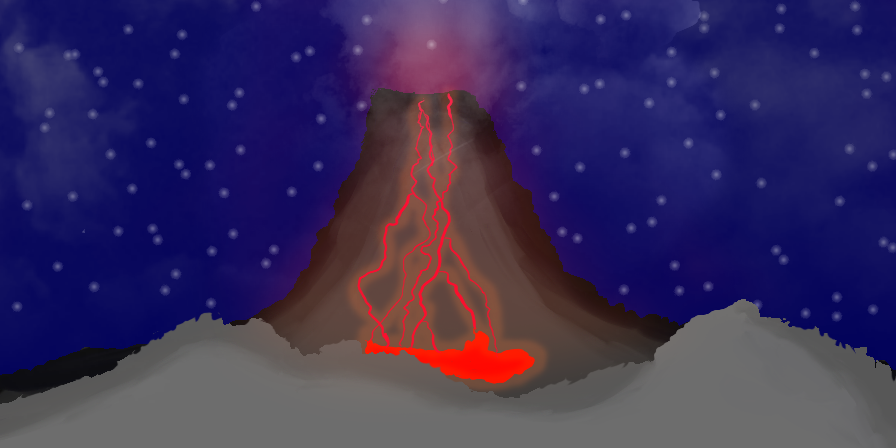
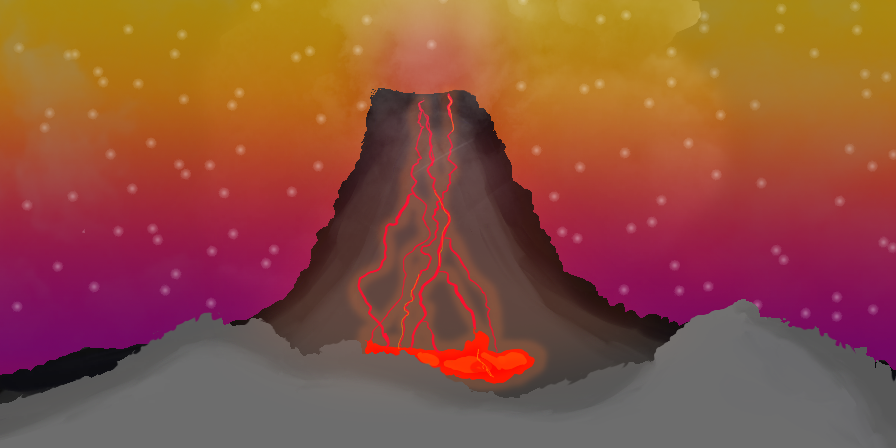
Two versions of the same layered image (w=896, h=448). Layer-by-layer changes:
painted on "Calque 2" over 398, 96, 527, 373
painted on "Calque 5" over 476, 349, 507, 378
renamed "Calque 7" to "Calque 11", painted on it over 0, 0, 896, 378
